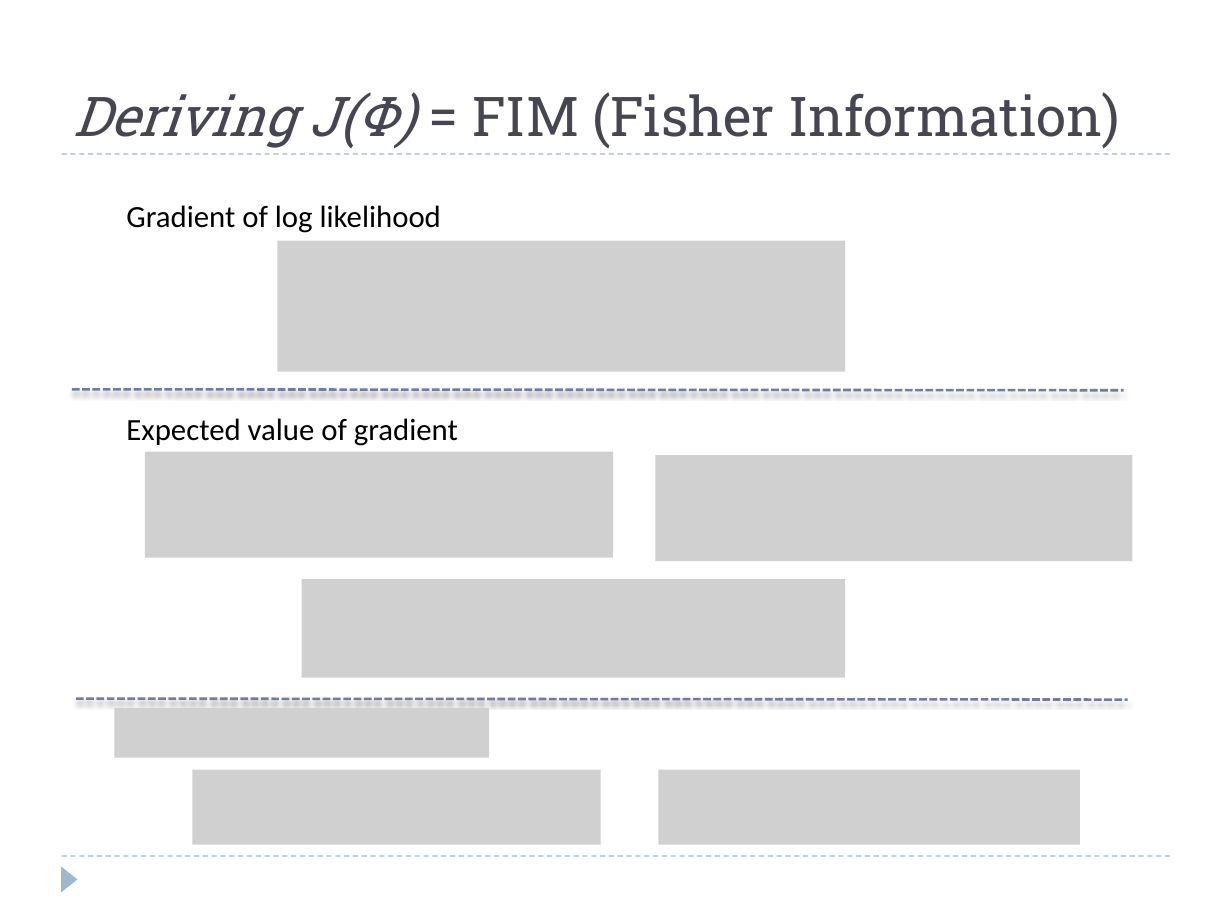
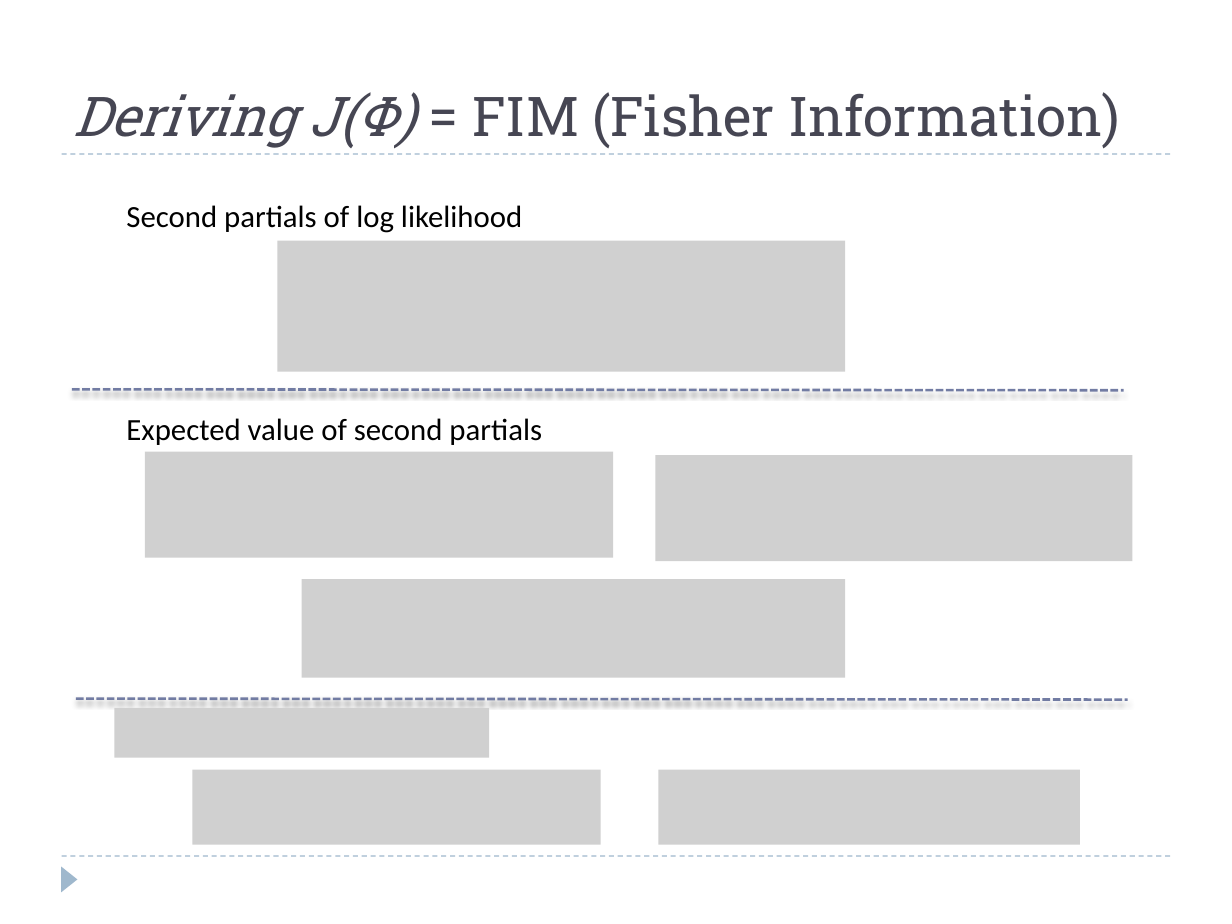
Before and after one commit to josh-gleason/CS679, a slide deck: slide 11 of Presentation/CS679Presentation2.pptx. Drawn at 1232x924 pixels with LibreOffice and Linux fonts; fonts in the diff are those of the drawing; grey boxes stand for pictures. Boxes give left, top, right and bottom in pixels: in the first picture for what was removed or moved away, otherwise in the second. Text is boxed around its words. In the diff, an @@ line names an element or a change of style, - is before the commit and + after.

```diff
--- a/Presentation/CS679Presentation2.pptx
+++ b/Presentation/CS679Presentation2.pptx
@@ text at (x1=126, y1=205, x2=522, y2=233): text changed @@
-Gradient of log likelihood
+Second partials of log likelihood
@@ text at (x1=126, y1=418, x2=542, y2=445): text changed @@
-Expected value of gradient
+Expected value of second partials
```
Also in this commit, not shown: 2 other slides changed.
